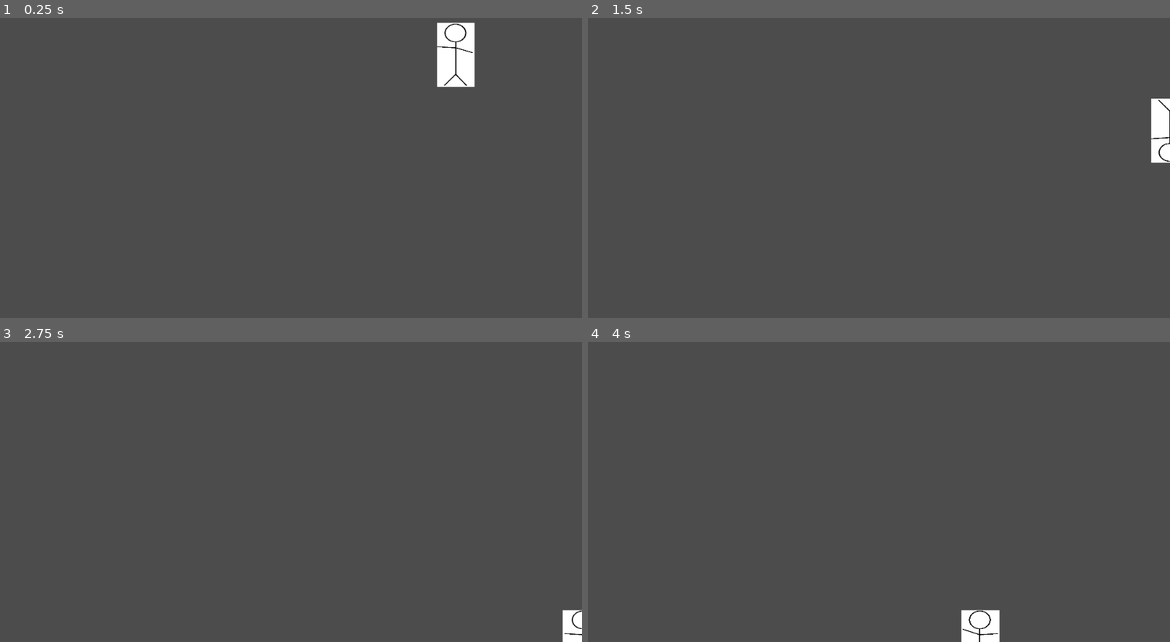
Above: before the commit, frames 1-4 (two rows, left to right).
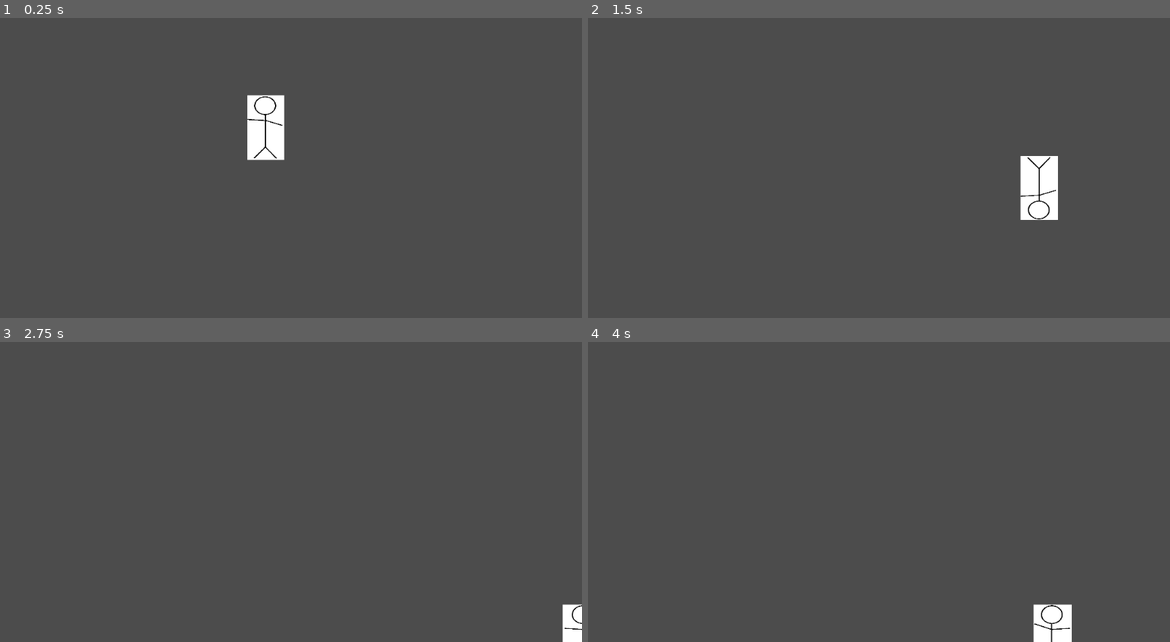
Above: after the commit, the same moments.

Repository: real-squad/Game
Game: Godot game, scene res://Player.tscn
Two runs of this game, one before a commit and one after it. Both use one fixed random seed, a clock stepped at 60 frames per second and the inputs below.
Inputs:
- Up to frame 1 (0.25 s): no input
- Up to frame 2 (1.5 s): tap Enter at 0.5 s; hold Right (ui_right) 0.53-1.28 s; tap Shift at 0.6, 1.35 s; hold Down (ui_down) from 1.28 s (still down)
- Up to frame 3 (2.75 s): release Down (ui_down) at 2.03 s; hold Right (ui_right) from 2.03 s (still down); tap Shift at 2.1 s
- Up to frame 4 (4 s): release Right (ui_right) at 2.78 s; hold Page Up (ui_page_up) 2.78-3.53 s; tap Shift at 2.85, 3.6 s; tap Space at 3.5 s; hold Left (ui_left) from 3.53 s (still down)

The runs differ from the first frame. In frame 1, 2.7% of the frame differs, in the area x 42-82%, y 1-48%; in frame 2, 2.1%; in frame 3, 0.1%; in frame 4, 1.5%.

Commit message:
added sprinting

Diff:
--- a/Real Game/Player.gd
+++ b/Real Game/Player.gd
@@ -1,23 +1,18 @@
 extends Area2D
-
+#walking movement speed player
 export var speed = 400
 
-var screen_size
+var screen_size #naar mainworld.gd later???
 
-func _ready():
-	screen_size = get_viewport_rect().size
-
-func _input(event):
-
-	if event is InputEventKey:
-		#sprint command
-		if event.scancode == KEY_SHIFT: #key to sprint
-			speed = 800 #sprinting movement speed
-		else:
-			speed = 400 #normal movement speed
-
+func _ready(): #naar mainworld.gd later???
+	screen_size = get_viewport_rect().size #naar mainworld.gd later???
 
 func _process(delta):
+	#sprint command
+	if Input.is_action_pressed("ui_page_up"): #key to sprint
+		speed = 800 #sprinting movement speed
+	else:
+		speed = 400 #walking movement speed
 	#2-element structure that can be used to represent positions in 2d space or any other pair of numeric values.
 	var velocity = Vector2()
 
--- a/Real Game/Player.tscn
+++ b/Real Game/Player.tscn
@@ -17,12 +17,11 @@
 "speed": 5.0
 } ]
 
-[sub_resource type="CapsuleShape2D" id=2]
-radius = 28.1311
-height = 3.18294
+[sub_resource type="RectangleShape2D" id=2]
+extents = Vector2( 41.3089, 95.1075 )
 
 [node name="Player" type="Area2D"]
-position = Vector2( 802.081, 135.727 )
+position = Vector2( 467.338, 264.026 )
 scale = Vector2( 0.8, 0.6 )
 script = ExtResource( 1 )
 __meta__ = {
--- /dev/null
+++ b/Real Game/World.tscn
@@ -0,0 +1,6 @@
+[gd_scene format=2]
+
+[node name="World" type="Node2D"]
+
+[node name="TileMap" type="TileMap" parent="."]
+format = 1
--- a/Real Game/project.godot
+++ b/Real Game/project.godot
@@ -48,3 +48,9 @@
 , Object(InputEventKey,"resource_local_to_scene":false,"resource_name":"","device":0,"alt":false,"shift":false,"control":false,"meta":false,"command":false,"pressed":false,"scancode":83,"unicode":0,"echo":false,"script":null)
  ]
 }
+ui_page_up={
+"deadzone": 0.5,
+"events": [ Object(InputEventKey,"resource_local_to_scene":false,"resource_name":"","device":0,"alt":false,"shift":false,"control":false,"meta":false,"command":false,"pressed":false,"scancode":16777235,"unicode":0,"echo":false,"script":null)
+, Object(InputEventKey,"resource_local_to_scene":false,"resource_name":"","device":0,"alt":false,"shift":false,"control":false,"meta":false,"command":false,"pressed":false,"scancode":16777237,"unicode":0,"echo":false,"script":null)
+ ]
+}
